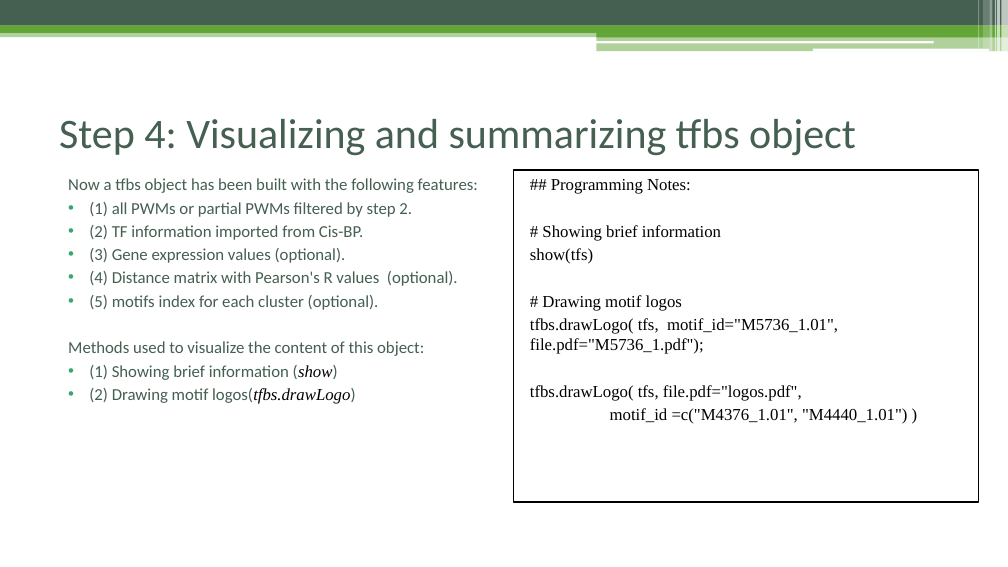
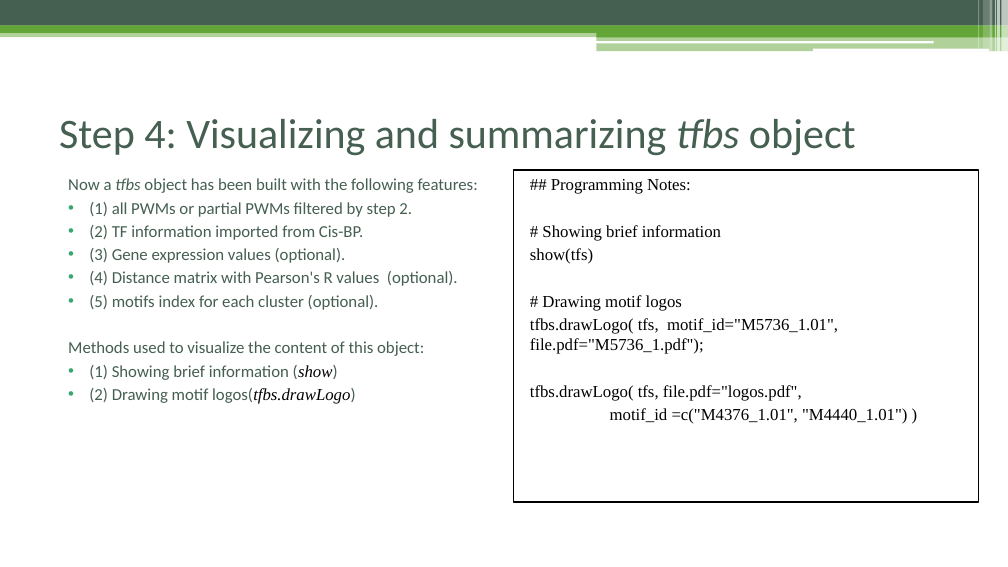
Before and after one commit to Danko-Lab/rtfbs_db, a slide deck: slide 13 of rtfbsdb-tutorial.pptx. Drawn at 1008x567 pixels with LibreOffice and Linux fonts; fonts in the diff are those of the drawing. Boxes give left, top, right and bottom in pixels: in the first picture for what was removed or moved away, otherwise in the second. Text is boxed around its words. In the diff, an @@ line names an element or a change of style, - is before the commit and + after.

```diff
--- a/rtfbsdb-tutorial.pptx
+++ b/rtfbsdb-tutorial.pptx
@@ text "Step 4: Visualizing and summarizing ..." at (x1=59, y1=119, x2=856, y2=155): italic on in "tfbs" @@
@@ text at (x1=68, y1=178, x2=478, y2=193): italic on in "tfbs" @@
```
Also in this commit, not shown: 10 other slides changed.
